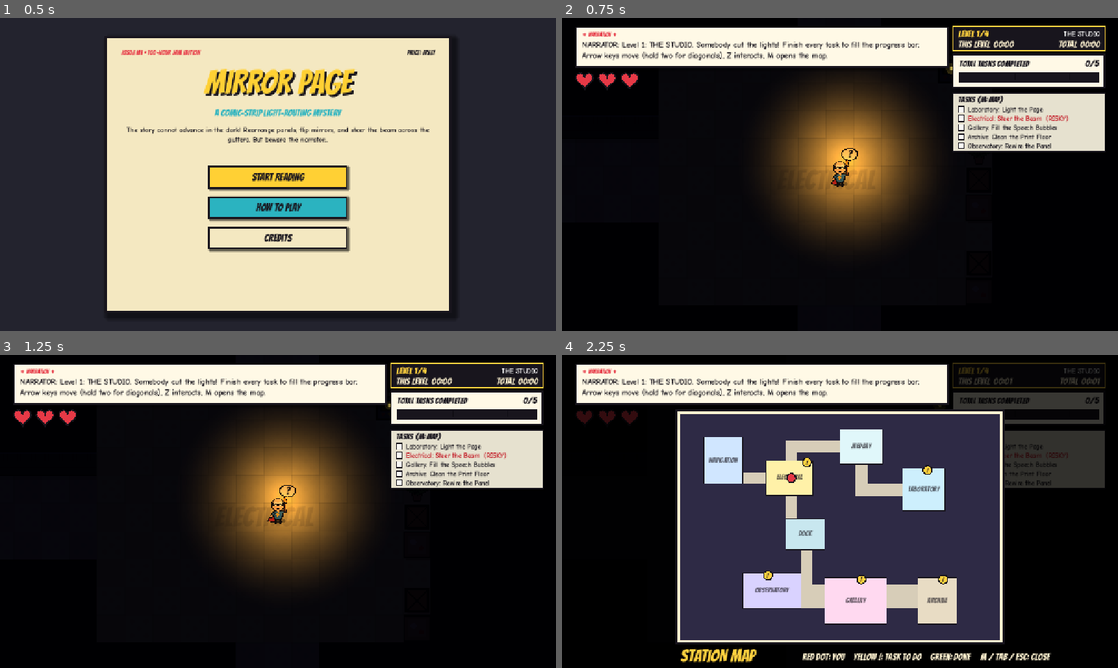
Above: before the commit, frames 1-4 (two rows, left to right).
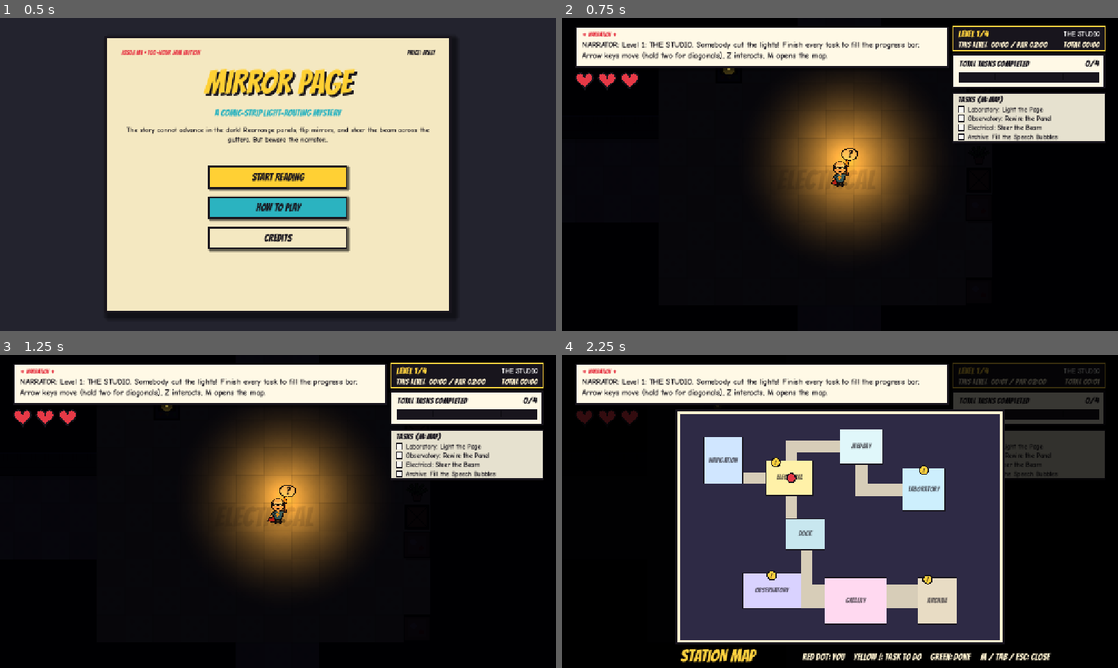
Above: after the commit, the same moments.

Repository: SankeerthNara/TGC-Game-Jam
Game: Godot game, scene res://scenes/main/main.tscn
Two runs of this game, one before a commit and one after it. Both use one fixed random seed, a clock stepped at 60 frames per second and the inputs below. Sound files missing from this copy of the repository are replaced by a short silence.
Inputs (mouse positions are in pixels of both pictures, inside the frame that each line leads up to):
- Up to frame 1 (0.5 s): no input
- Up to frame 2 (0.75 s): click "START READING" at 0.5 s
- Up to frame 3 (1.25 s): no input
- Up to frame 4 (2.25 s): tap Enter at 1.25 s; move the mouse to (962, 495) at 1.27 s; hold Right 1.28-2 s; tap M at 1.35 s; click (962, 495) at 1.42 s; tap Space at 1.52, 1.82 s; drag from (728, 527) to (812, 574) at 2.02 s

Frame 1 is identical in both runs. In frame 2, 2.0% of the frame differs, in the area x 29-98%, y 7-43%; in frame 3, 2.0%; in frame 4, 1.1%.

Commit message:
feat: par times, 4/6/8/10 tasks, hidden risky tasks, escalating sabotage with big sabotages and task-undo; plan updated (pure-chance vampire choice, friend help per level)
Co-Authored-By: Claude Sonnet 5.5 <noreply@anthropic.com>

Diff:
--- a/new-game-project/scripts/core/main.gd
+++ b/new-game-project/scripts/core/main.gd
@@ -41,6 +41,9 @@
 		view.shake(14.0)
 		EventBus.caption_changed.emit("NARRATOR: OUCH! %s hit you. %d heart%s left." % [String(def["name"]).capitalize(), left, "" if left == 1 else "s"]))
 	world.player_died.connect(_on_player_died)
+	world.task_disrupted.connect(func(task_name: String) -> void:
+		view.shake(10.0)
+		EventBus.caption_changed.emit("NARRATOR: Something tampered with \"%s\"! That task is undone. Do it again." % task_name))
 	_task_layer = CanvasLayer.new()
 	_task_layer.layer = 18
 	add_child(_task_layer)
@@ -184,7 +187,7 @@
 	if game == null:
 		active_task = ""
 		return
-	game.difficulty = level_idx
+	game.difficulty = clampi(level_idx + world.fix_bonus(task_id), 0, 3)
 	_set_state("task")
 	_task_layer.add_child(game)
 	game.finished.connect(func(success: bool) -> void: _on_task_finished(game, success))
@@ -212,7 +215,8 @@
 
 func _on_sabotage_started(def: Dictionary) -> void:
 	var fix := world.active_fix()
-	EventBus.caption_changed.emit("NARRATOR: SABOTAGE! %s! %s Fix it in the %s within %d seconds or lose a heart!" % [def["name"], def["line"], fix.get("room", "station"), int(def["seconds"])])
+	var cost := "%d hearts" % int(def.get("damage", 1)) if int(def.get("damage", 1)) > 1 else "a heart"
+	EventBus.caption_changed.emit("NARRATOR: %s%s! %s Fix it in the %s within %d seconds or lose %s!" % ["BIG SABOTAGE! " if def.get("big", false) else "SABOTAGE! ", def["name"], def["line"], fix.get("room", "station"), int(def["seconds"]), cost])
 
 
 func _on_player_died() -> void:
@@ -240,6 +244,7 @@
 	ov.level_time = level_time
 	ov.total_time = total_time
 	ov.splits = level_splits.duplicate()
+	ov.par = world.level_par
 	ov.final = last
 	if not last:
 		ov.next_title = "Level %d" % (level_idx + 2)
--- a/new-game-project/scripts/world/level_generator.gd
+++ b/new-game-project/scripts/world/level_generator.gd
@@ -16,15 +16,21 @@
 	["Print Shop", "e0e7ff"], ["Studio", "ffe8d6"], ["Lecture Hall", "e2ece9"], ["Dorm", "f1e4f3"],
 ]
 
+## par = the target time in seconds (about 2, 3, 4 and 5 minutes). risky = how many hidden sabotage
+## triggers. disrupt = a hidden task that undoes one of your finished tasks. big = long, harsh sabotage.
 const LEVELS := [
-	{"title": "THE STUDIO", "intro": "Level 1: THE STUDIO. Somebody cut the lights! Finish every task to fill the progress bar. Arrow keys move (hold two for diagonals), Z interacts, M opens the map.",
-	 "tasks": ["mirror:0", "wires", "bubbles", "blots", "dial"], "risky": 1},
-	{"title": "THE ARCHIVE WING", "intro": "Level 2: THE ARCHIVE WING. More rooms, more tasks, and more things going wrong. Watch for red RISKY tasks!",
-	 "tasks": ["mirror:1", "sort", "switches", "panels", "swipe", "debug"], "risky": 2},
-	{"title": "THE MACHINE FLOOR", "intro": "Level 3: THE MACHINE FLOOR. The sabotage timers are getting shorter. Plan your route!",
-	 "tasks": ["mirror:3", "logic", "simon", "sfx", "charge", "mirror:4", "dial"], "risky": 3},
-	{"title": "THE FINAL PAGE", "intro": "Level 4: THE FINAL PAGE. Everything at once. Whoever cut the lights is close...",
-	 "tasks": ["mirror:6", "mirror:7", "debug", "logic", "panels", "sort", "charge", "wires"], "risky": 4},
+	{"title": "THE STUDIO", "par": 120, "risky": 1, "disrupt": 0, "big": false,
+	 "intro": "Level 1: THE STUDIO. Somebody cut the lights! Finish every task to fill the progress bar. Arrow keys move (hold two for diagonals), Z interacts, M opens the map.",
+	 "tasks": ["mirror:0", "wires", "bubbles", "dial"]},
+	{"title": "THE ARCHIVE WING", "par": 180, "risky": 2, "disrupt": 0, "big": false,
+	 "intro": "Level 2: THE ARCHIVE WING. More rooms, more tasks, and more things going wrong. You cannot tell which tasks are safe.",
+	 "tasks": ["mirror:1", "sort", "switches", "blots", "swipe", "panels"]},
+	{"title": "THE MACHINE FLOOR", "par": 240, "risky": 2, "disrupt": 0, "big": true,
+	 "intro": "Level 3: THE MACHINE FLOOR. The sabotage is bigger now and the timers are shorter. Plan your route!",
+	 "tasks": ["mirror:3", "logic", "simon", "sfx", "charge", "debug", "wires", "dial"]},
+	{"title": "THE FINAL PAGE", "par": 300, "risky": 2, "disrupt": 1, "big": true,
+	 "intro": "Level 4: THE FINAL PAGE. Everything at once. Big sabotage, and something may undo your finished work. Whoever cut the lights is close...",
+	 "tasks": ["mirror:4", "mirror:6", "mirror:7", "debug", "logic", "panels", "sort", "charge", "simon", "sfx"]},
 ]
 
 const TASK_NAMES := {
@@ -210,9 +216,9 @@
 		g[spot.y][spot.x] = "F"
 		var fid := "f%02d" % (i + 1)
 		var sid := "s%02d" % (i + 1)
-		fixes.append({"id": fid, "x": spot.x, "y": spot.y, "type": sab["fix_type"], "name": sab["fix_name"], "room": rooms[fix_room]["name"], "param": 0, "sabotage": sid})
+		fixes.append({"id": fid, "x": spot.x, "y": spot.y, "type": sab["fix_type"], "name": sab["fix_name"], "room": rooms[fix_room]["name"], "param": 0, "sabotage": sid, "difficulty_bonus": 1 if def["big"] else 0})
 		t["triggers"] = sid
-		sabotages.append({"id": sid, "name": sab["name"], "seconds": 60, "damage": 1, "fix": fid, "line": sab["line"]})
+		sabotages.append({"id": sid, "name": sab["name"], "seconds": 60, "damage": 2 if def["big"] else 1, "big": def["big"], "fix": fid, "line": sab["line"]})
 	# --- furniture along walls ---
 	_decorate(g, rooms, is_corridor, used, rng)
 	# --- spawn in the first room ---
@@ -239,7 +245,8 @@
 		var dist := _path_len(g, Vector2i(int(trig["x"]), int(trig["y"]) + 1), Vector2i(int(fix["x"]), int(fix["y"]) + 1), width, height)
 		if dist < 0:
 			return _fail("path")
-		sab["seconds"] = maxi(30, int(round(float(dist) / WALK_TILES_PER_SEC * (2.7 - 0.3 * level) + 15.0)))
+		var secs := maxi(30, int(round(float(dist) / WALK_TILES_PER_SEC * (2.7 - 0.3 * level) + 15.0)))
+		sab["seconds"] = maxi(28, int(secs * 0.85)) if sab["big"] else secs
 	# --- output in the same shape as a station data file ---
 	var rows: Array = []
 	for y in height:
@@ -253,7 +260,7 @@
 		t.erase("room_index")
 	return {
 		"mode": "station", "rows": rows, "rooms": out_rooms, "tasks": tasks, "fixes": fixes,
-		"sabotages": sabotages, "max_health": 3, "intro": "NARRATOR: " + String(def["intro"]),
+		"sabotages": sabotages, "max_health": 3, "intro": "NARRATOR: " + String(def["intro"]), "par": def["par"],
 		"level": level, "title": def["title"],
 	}
 
@@ -273,6 +280,10 @@
 	_shuffle(candidates, rng)
 	for i in mini(int(def["risky"]), candidates.size()):
 		candidates[i]["risky"] = true
+	var extra := int(def["risky"])
+	for i in int(def["disrupt"]):
+		if extra + i < candidates.size():
+			candidates[extra + i]["disrupts"] = true
 	_shuffle(out, rng)
 	return {"tasks": out}
 
--- a/new-game-project/scripts/world/level_overlay.gd
+++ b/new-game-project/scripts/world/level_overlay.gd
@@ -15,6 +15,7 @@
 var total_time := 0.0
 var splits: Array = []
 var next_title := ""
+var par := 0
 var _t := 0.0
 
 
@@ -69,6 +70,10 @@
 		draw_string(FONT_BODY, Vector2(panel.position.x + 40, y), "Level time", HORIZONTAL_ALIGNMENT_LEFT, -1, 28, INK)
 		draw_string(FONT_SHOUT, Vector2(panel.end.x - 240, y), _fmt(level_time), HORIZONTAL_ALIGNMENT_RIGHT, 190, 34, INK)
 		y += 42.0
+		var under := par > 0 and level_time <= par
+		draw_string(FONT_BODY, Vector2(panel.position.x + 40, y), "Par time", HORIZONTAL_ALIGNMENT_LEFT, -1, 28, INK)
+		draw_string(FONT_SHOUT, Vector2(panel.end.x - 240, y), "%s  %s" % [_fmt(par), "UNDER PAR!" if under else "over par"], HORIZONTAL_ALIGNMENT_RIGHT, 190, 28, Color("2d6a4f") if under else Color("c1121f"))
+		y += 42.0
 		draw_string(FONT_BODY, Vector2(panel.position.x + 40, y), "Total time", HORIZONTAL_ALIGNMENT_LEFT, -1, 28, INK)
 		draw_string(FONT_SHOUT, Vector2(panel.end.x - 240, y), _fmt(total_time), HORIZONTAL_ALIGNMENT_RIGHT, 190, 34, INK)
 		y += 46.0
--- a/new-game-project/scripts/world/task_hud.gd
+++ b/new-game-project/scripts/world/task_hud.gd
@@ -70,15 +70,12 @@
 	for t: Dictionary in world.tasks:
 		var is_done := world.tasks_done.has(t["id"])
 		var c := Color("6c757d") if is_done else INK
-		if t.has("triggers") and not is_done:
-			c = Color("c1121f")
 		draw_rect(Rect2(Vector2(lbox.position.x + 12, y - 13), Vector2(14, 14)), Color(1, 1, 1, 0.8))
 		draw_rect(Rect2(Vector2(lbox.position.x + 12, y - 13), Vector2(14, 14)), INK, false, 2.0)
 		if is_done:
 			draw_line(Vector2(lbox.position.x + 14, y - 6), Vector2(lbox.position.x + 18, y - 1), Color("2dc653"), 3.0)
 			draw_line(Vector2(lbox.position.x + 18, y - 1), Vector2(lbox.position.x + 26, y - 14), Color("2dc653"), 3.0)
-		var tag := "  (RISKY)" if t.has("triggers") and not is_done else ""
-		draw_string(FONT_BODY, Vector2(lbox.position.x + 34, y), "%s: %s%s" % [t["room"], t["name"], tag], HORIZONTAL_ALIGNMENT_LEFT, 310, 15, c)
+		draw_string(FONT_BODY, Vector2(lbox.position.x + 34, y), "%s: %s" % [t["room"], t["name"]], HORIZONTAL_ALIGNMENT_LEFT, 310, 15, c)
 		y += lh
 
 
@@ -122,7 +119,7 @@
 	draw_polyline(PackedVector2Array([tp + Vector2(0, -22), tp + Vector2(-24, 20), tp + Vector2(24, 20), tp + Vector2(0, -22)]), INK, 3.0)
 	draw_line(tp + Vector2(0, -8), tp + Vector2(0, 6), INK, 4.0)
 	draw_circle(tp + Vector2(0, 13), 2.5, INK)
-	draw_string(FONT_SHOUT, box.position + Vector2(76, 32), "%s!" % def["name"], HORIZONTAL_ALIGNMENT_LEFT, -1, 30, Color("fff3d1"))
+	draw_string(FONT_SHOUT, box.position + Vector2(76, 32), "%s%s!" % ["BIG SABOTAGE: " if def.get("big", false) else "", def["name"]], HORIZONTAL_ALIGNMENT_LEFT, -1, 30, Color("fff3d1"))
 	draw_string(FONT_BODY, box.position + Vector2(76, 60), "Fix: %s (%s)" % [fix.get("name", "?"), fix.get("room", "?")], HORIZONTAL_ALIGNMENT_LEFT, 360, 18, Color("fff3d1"))
 	var secs := int(ceil(left))
 	draw_string(FONT_SHOUT, box.position + Vector2(box.size.x - 120, 52), "%d:%02d" % [secs / 60, secs % 60], HORIZONTAL_ALIGNMENT_LEFT, -1, 48, Color("fff3d1") if left > 10.0 else Color("ffe066"))
@@ -148,6 +145,7 @@
 	draw_rect(box, Color("18151d"))
 	draw_rect(box, Color("ffd23f"), false, 3.0)
 	draw_string(FONT_SHOUT, box.position + Vector2(12, 24), "LEVEL %d/%d" % [world.level_index + 1, world.level_count], HORIZONTAL_ALIGNMENT_LEFT, -1, 22, Color("ffd23f"))
-	draw_string(FONT_SHOUT, box.position + Vector2(12, 48), "THIS LEVEL  %s" % _fmt(world.level_time), HORIZONTAL_ALIGNMENT_LEFT, -1, 22, Color("fff3d1"))
-	draw_string(FONT_SHOUT, box.position + Vector2(box.size.x - 12 - 150, 48), "TOTAL  %s" % _fmt(world.total_time), HORIZONTAL_ALIGNMENT_RIGHT, 150, 22, Color("fff3d1"))
+	var over := world.level_par > 0 and world.level_time > world.level_par
+	draw_string(FONT_SHOUT, box.position + Vector2(12, 48), "THIS LEVEL  %s / PAR %s" % [_fmt(world.level_time), _fmt(world.level_par)], HORIZONTAL_ALIGNMENT_LEFT, -1, 20, Color("ff8b8b") if over else Color("fff3d1"))
+	draw_string(FONT_SHOUT, box.position + Vector2(box.size.x - 12 - 120, 48), "TOTAL %s" % _fmt(world.total_time), HORIZONTAL_ALIGNMENT_RIGHT, 120, 20, Color("fff3d1"))
 	draw_string(FONT_BODY, box.position + Vector2(box.size.x - 12 - 190, 22), world.level_title, HORIZONTAL_ALIGNMENT_RIGHT, 190, 15, Color("ffffff"))
--- a/new-game-project/scripts/world/world.gd
+++ b/new-game-project/scripts/world/world.gd
@@ -12,6 +12,7 @@
 signal sabotage_started(def: Dictionary)
 signal sabotage_resolved(def: Dictionary)
 signal sabotage_failed(def: Dictionary, health_left: int)
+signal task_disrupted(task_name: String)
 signal player_died
 
 const TEX_PAPER := preload("res://assets/art/paper_texture.png")
@@ -63,6 +64,8 @@
 var level_title := ""
 var level_time := 0.0
 var total_time := 0.0
+var level_par := 0
+var _disrupt_armed := false
 
 var hero := HeroActor.new()
 var tile := Vector2i.ZERO
@@ -160,6 +163,8 @@
 	for sd: Dictionary in data.get("sabotages", []):
 		sabotage_defs[sd["id"]] = sd
 	intro = data.get("intro", "")
+	level_par = int(data.get("par", 0))
+	_disrupt_armed = false
 	rows.clear()
 	for r: String in data["rows"]:
 		rows.append(r)
@@ -338,7 +343,32 @@
 	for t: Dictionary in tasks:
 		if t["id"] == task_id and t.has("triggers") and sabotage.is_empty() and not _triggered.has(t["triggers"]):
 			_start_sabotage(String(t["triggers"]))
+		if t["id"] == task_id and t.get("disrupts", false):
+			_disrupt_armed = true
+	if _disrupt_armed:
+		_try_disrupt(task_id)
 	queue_redraw()
+
+
+## A hidden task: when it is finished, the villain undoes one of the OTHER finished tasks.
+func _try_disrupt(source_id: String) -> void:
+	var pool: Array = []
+	for id: String in tasks_done:
+		if id != source_id:
+			pool.append(id)
+	if pool.is_empty():
+		return
+	var pick: String = pool[randi() % pool.size()]
+	tasks_done.erase(pick)
+	_disrupt_armed = false
+	var nm := pick
+	for t: Dictionary in tasks:
+		if t["id"] == pick:
+			nm = String(t["name"])
+	hero.mood = HeroActor.Mood.SCARED
+	_mood_timer = 3.0
+	_flash = 0.6
+	task_disrupted.emit(nm)
 
 
 func _start_sabotage(sab_id: String) -> void:
@@ -379,6 +409,14 @@
 	if hp <= 0:
 		EventBus.player_died.emit()
 		player_died.emit()
+
+
+## Harder fix mini-games for big sabotages.
+func fix_bonus(task_id: String) -> int:
+	for f: Dictionary in fixes:
+		if f["id"] == task_id:
+			return int(f.get("difficulty_bonus", 0))
+	return 0
 
 
 ## The fix console that currently matters, or an empty dictionary.
@@ -1256,11 +1294,6 @@
 		draw_string(FONT_SHOUT, screen.get_center() + Vector2(-8, 10), "!" if not is_fix else "+", HORIZONTAL_ALIGNMENT_LEFT, -1, 30, INK)
 	for k in 3:
 		draw_circle(body.position + Vector2(14 + k * 16, body.size.y - 12), 4.0, [Color("e63946"), Color("ffd23f"), Color("2dc653")][k])
-	if task.has("triggers") and not is_done:
-		var tp := body.position + Vector2(body.size.x - 12, 6)
-		draw_colored_polygon(PackedVector2Array([tp + Vector2(0, -14), tp + Vector2(-13, 10), tp + Vector2(13, 10)]), Color("e63946"))
-		draw_colored_polygon(PackedVector2Array([tp + Vector2(0, -9), tp + Vector2(-8, 7), tp + Vector2(8, 7)]), Color("ffd23f"))
-		draw_line(tp + Vector2(0, -4), tp + Vector2(0, 2), INK, 2.5)
 	if live_fix:
 		draw_texture_rect(TEX_GLOW, Rect2(r.get_center() - Vector2(TILE, TILE), Vector2(TILE, TILE) * 2.0), false, Color(1, 0.2, 0.2, 0.6 * pulse))
 	var near := hero.pos.distance_to(r.get_center()) < TILE * 2.6
Not shown, changed: docs/SCOPE.md
Not shown, changed: docs/TASKS.md
Not shown, changed: docs/implementation_plan.html
Not shown, changed: docs/proposal.html
Not shown, changed: implementation_plan.pdf
Not shown, changed: proposal.pdf
